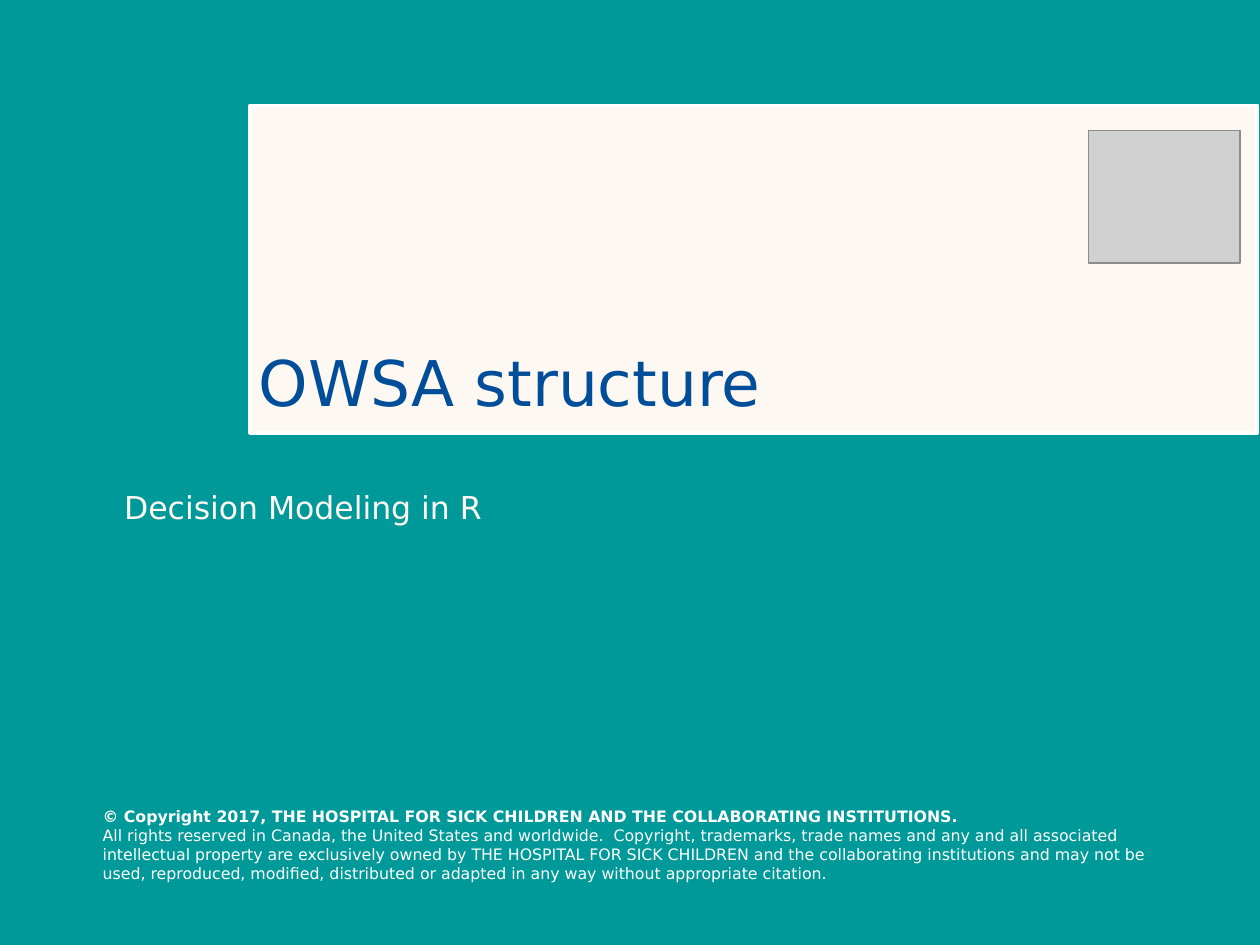
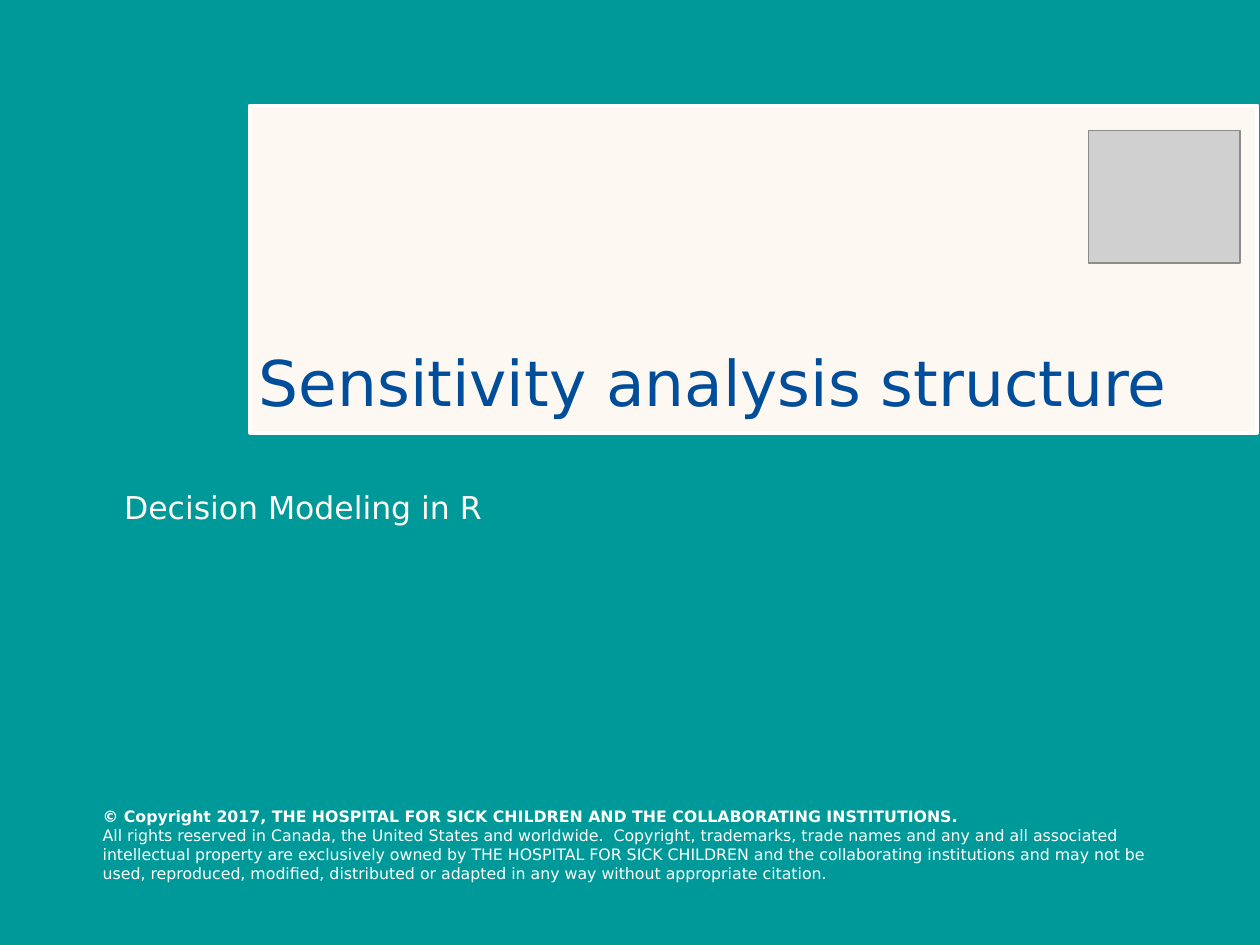
Before and after one commit to DARTH-git/Course-Modularization, a slide deck: slide 1 of Sensitivity analysis/Sensitivity analysis_structure.pptx. Drawn at 1260x945 pixels with LibreOffice and Linux fonts; fonts in the diff are those of the drawing; grey boxes stand for pictures. Boxes give left, top, right and bottom in pixels: in the first picture for what was removed or moved away, otherwise in the second. Text is boxed around its words. In the diff, an @@ line names an element or a change of style, - is before the commit and + after.

```diff
--- a/Sensitivity analysis/Sensitivity analysis_structure.pptx
+++ b/Sensitivity analysis/Sensitivity analysis_structure.pptx
@@ title at box(259, 358, 1167, 419): text changed @@
-OWSA structure
+Sensitivity analysis structure
```
Also in this commit, not shown: 3 other slides changed.
